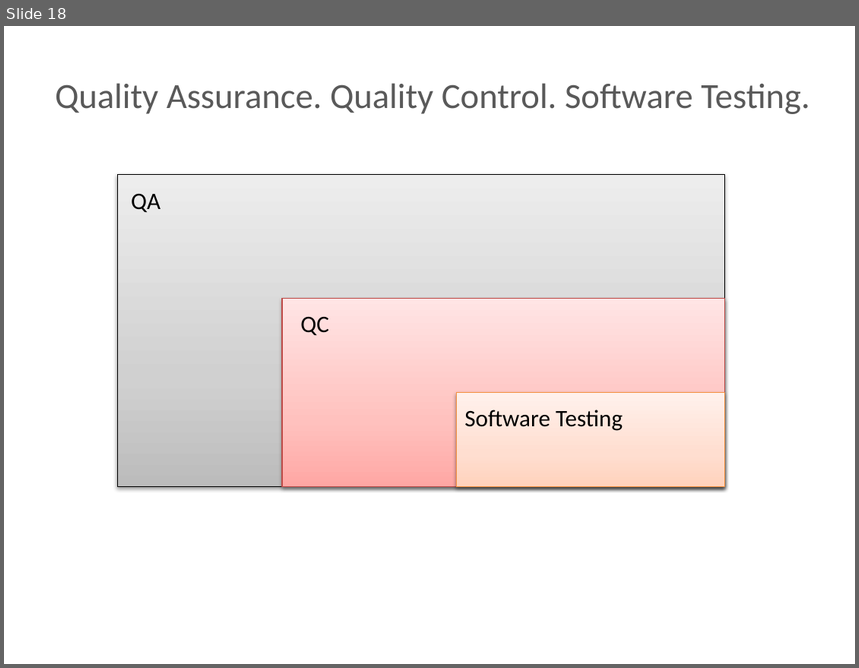
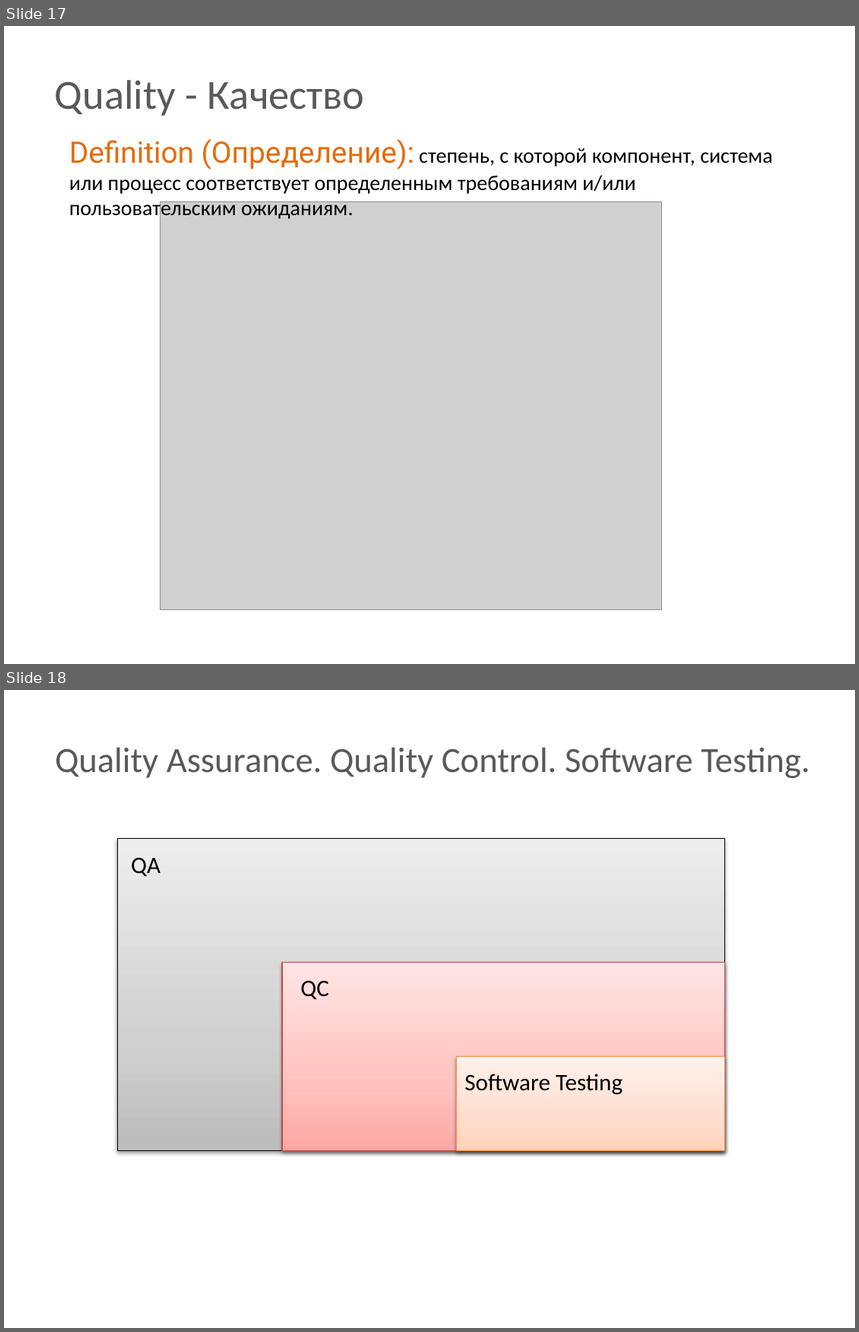
Before and after one commit to BigRacer/swtesting, a slide deck: 1.Introduction_part2/Introduction.pptx. Shown one above the other, each under a label of ours: slide 18 before the commit, slides 17 and 18 after it. The pictures are 859x668 and 859x1332 pixels, drawn with LibreOffice and Linux fonts; fonts in the diff are those of the drawing; grey boxes stand for pictures; background and template pictures are left out. Boxes give left, top, right and bottom in pixels: in the first picture for what was removed or moved away, otherwise in the second. Text is boxed around its words. In the diff, an @@ line names an element or a change of style, - is before the commit and + after.

```diff
--- a/1.Introduction_part2/Introduction.pptx
+++ b/1.Introduction_part2/Introduction.pptx
@@ slide 17 added at box(4, 26, 855, 664), background picture (left out) @@
@@ text added at box(55, 80, 365, 116), 35 pt, text #595959 @@
+Quality - Качество
@@ text added at box(69, 139, 773, 221), 18 pt, text #000000 @@
+Definition (Определение): степень, с которой компонент, система или процесс соответствует определенным требованиям и/или пользовательским ожиданиям.
@@ picture added at box(160, 202, 661, 610) @@
```
Also in this commit, not shown: 9 slides changed, 4 other slides added, 5 slides removed, 2 other files.
